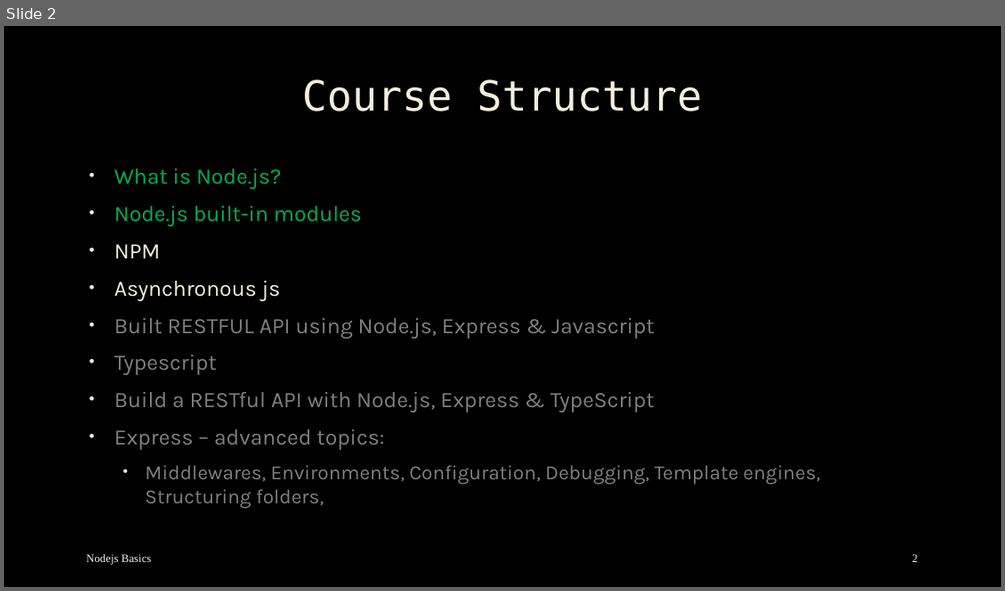
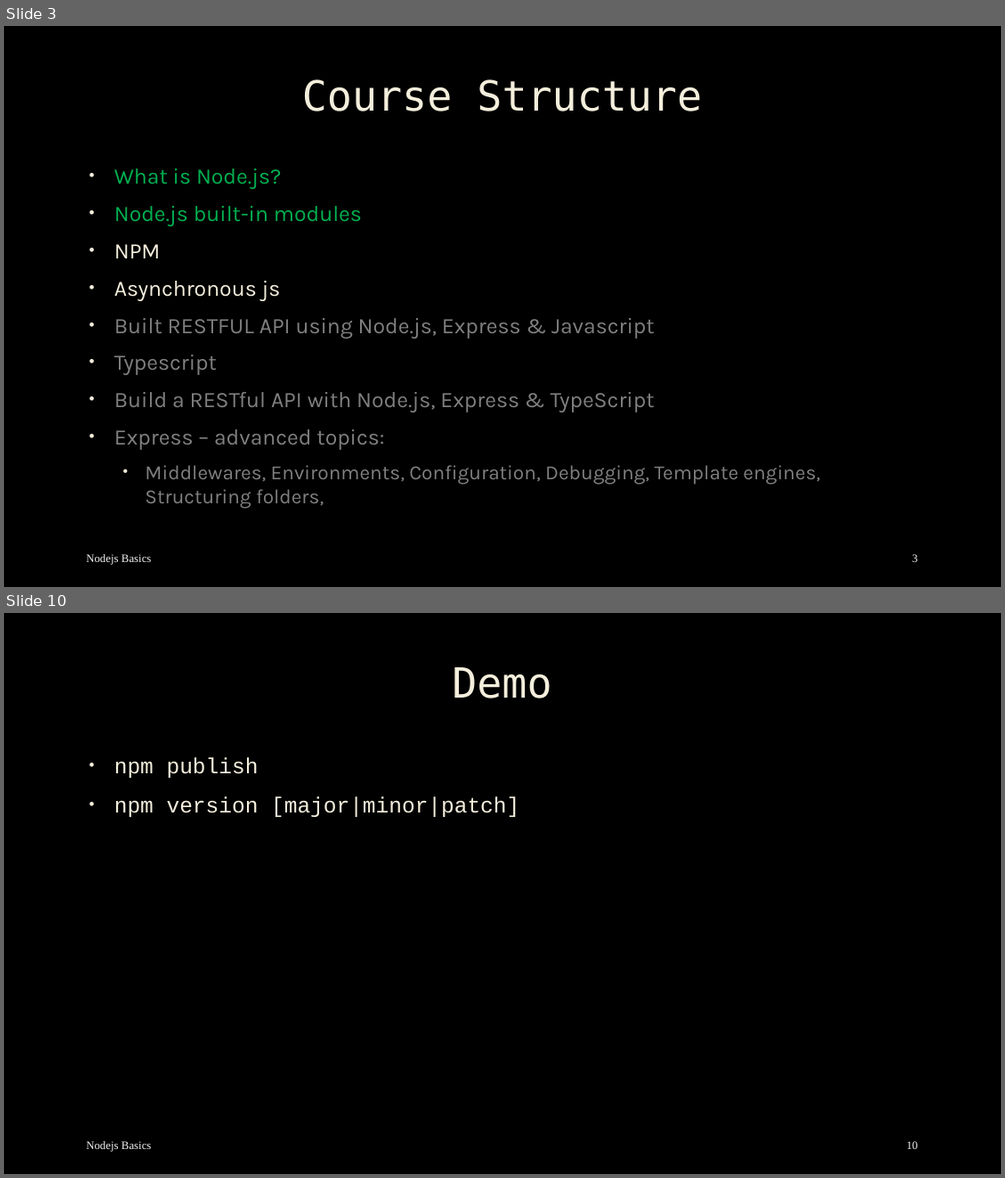
Before and after one commit to mostafa8026/nestjs-course, a slide deck: nodejs-basics-03.pptx. Shown one above the other, each under a label of ours: slide 2 before the commit, slides 3 and 10 after it; the slides between them are not shown. The pictures are 1005x591 and 1005x1178 pixels, drawn with LibreOffice and Linux fonts; fonts in the diff are those of the drawing; background and template pictures are left out. Boxes give left, top, right and bottom in pixels: in the first picture for what was removed or moved away, otherwise in the second. Text is boxed around its words. In the diff, an @@ line names an element or a change of style, - is before the commit and + after.

```diff
--- a/nodejs-basics-03.pptx
+++ b/nodejs-basics-03.pptx
@@ slide 10 added at (4,613,1001,1174), background picture (left out) @@
@@ title added at (452,667,551,698), 40 pt, text #F4EEDC @@
+Demo
@@ text added at (114,757,519,817), 21 pt, text #F4EEDC @@
+• npm publish
+• npm version [major|minor|patch]
@@ text added at (86,1141,152,1151), 11 pt, text #F2F2F2 @@
+Nodejs Basics
@@ page number added at (906,1141,918,1149), 11 pt, text #F2F2F2 @@
+10
@@ what was slide 2 is now slide 3 @@
@@ page number at (912,554,917,562): text changed @@
-2
+3
```
Also in this commit, not shown: 6 slides changed, 7 other slides added, 8 other files.
